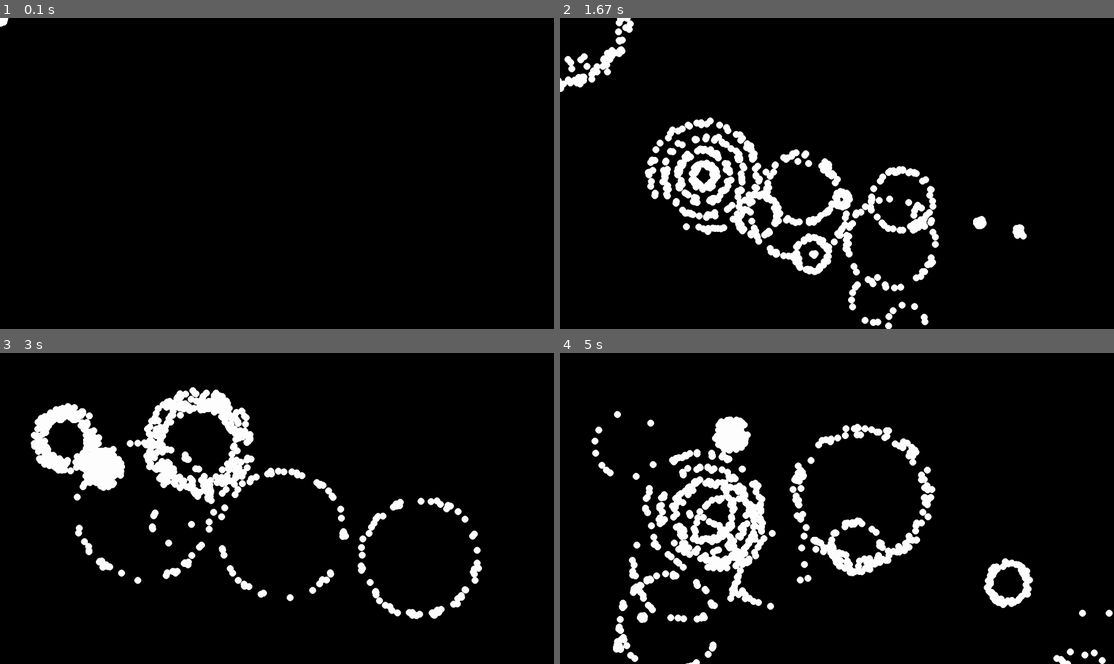
Above: before the commit, frames 1-4 (two rows, left to right).
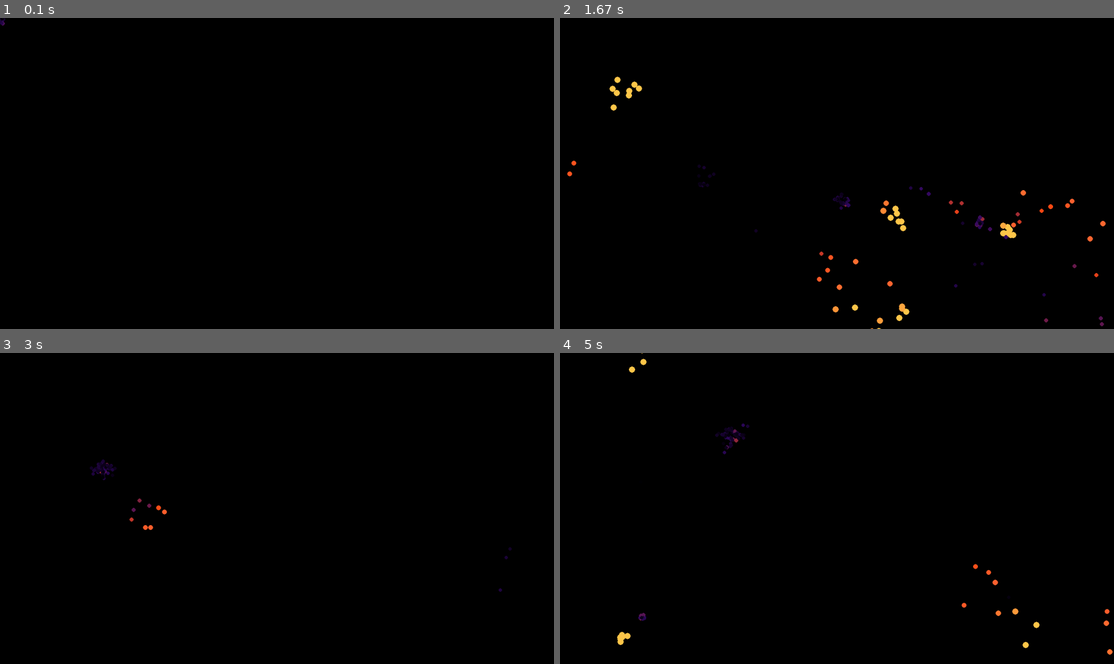
Above: after the commit, the same moments.

Repository: Twice-Ice/Pygame-Particle-System
Game: pygame game, started from main.py
Two runs of this game, one before a commit and one after it. Both use one fixed random seed, a clock stepped at 60 frames per second and the inputs below.
Inputs (mouse positions are in pixels of both pictures, inside the frame that each line leads up to):
- Up to frame 1 (0.1 s): no input
- Up to frame 2 (1.67 s): press the mouse at (704, 176) at 0.37 s; move the mouse to (798, 207) at 0.47 s; release the mouse at (892, 241) at 0.6 s; press the mouse at (704, 176) at 0.7 s; move the mouse to (803, 189) at 0.8 s; release the mouse at (903, 201) at 0.93 s; press the mouse at (704, 176) at 1.03 s; move the mouse to (759, 213) at 1.13 s; release the mouse at (809, 254) at 1.27 s; press the mouse at (704, 176) at 1.37 s; move the mouse to (842, 198) at 1.47 s; release the mouse at (981, 223) at 1.6 s
- Up to frame 3 (3 s): click (199, 443) at 1.75 s; click (66, 440) at 2.25 s; click (105, 468) at 2.58 s
- Up to frame 4 (5 s): click (859, 496) at 3.08 s; press the mouse at (704, 511) at 3.6 s; move the mouse to (687, 567) at 3.7 s; release the mouse at (670, 623) at 3.83 s; press the mouse at (704, 511) at 3.93 s; move the mouse to (715, 520) at 4.03 s; release the mouse at (726, 533) at 4.17 s; press the mouse at (704, 511) at 4.27 s; move the mouse to (853, 545) at 4.37 s; release the mouse at (1008, 583) at 4.5 s; click (731, 433) at 4.65 s; click (643, 617) at 4.98 s

The runs differ from the first frame. In frame 1, less than 0.1% of the frame differs, in the area x 0-2%, y 0-3%; in frame 2, 9.3%; in frame 3, 8.5%; in frame 4, 10%, in the area x 5-100%, y 0-100%.

Commit message:
misc small adjustments. Still ahve to write docs.
- could have all settings defined in the init of the particles instead of every time the particle is updated.
- condensed the drag function, and got rid of minVelo as a setting and have it now just as pow*1.25
- drag can now take in different x and y values.

Diff:
--- a/main.py
+++ b/main.py
@@ -123,10 +123,10 @@
 			doExit = True #lets you quit parogram
 	screen.fill((0, 0, 0))
 
-	testEmitter.update(screen, delta, pos = pygame.mouse.get_pos(), velo = -Vector2(pygame.mouse.get_rel())/7.5)
+	# testEmitter.update(screen, delta, pos = pygame.mouse.get_pos(), velo = -Vector2(pygame.mouse.get_rel())/7.5)
 	# transLight.update(screen, delta, pos = pygame.mouse.get_pos(), velo = -Vector2(pygame.mouse.get_rel())/7.5)
 	# flashlight.update(screen, delta, pos = pygame.mouse.get_pos())
-	# fireFade.update(screen, delta, pos = pygame.mouse.get_pos(), velo = -Vector2(pygame.mouse.get_rel())/7.5)
+	fireFade.update(screen, delta, pos = pygame.mouse.get_pos(), velo = -Vector2(pygame.mouse.get_rel())/7.5)
 	# snow.update(screen, delta, pos = Vector2(SCREEN_SIZE[0]//2, -100))
 	# spidercerseCircles.update(screen, delta, pos = pygame.mouse.get_pos())
 
--- a/particles.py
+++ b/particles.py
@@ -81,7 +81,6 @@
 			"gravity" : self.gravity,
 			"randAngle" : self.randAngle,
 			"moveOnAngle" : self.moveOnAngle,
-			#drag could have different x and y settings.
 			"drag" : self.drag,
 			"dragOverLife" : self.dragOverLife,
 			#could have all size functions (except for randSize) have size be relative to the init size if relativeSize var == True?
@@ -93,9 +92,7 @@
 			"sizeOverVelo" : self.sizeOverVelo,
 			"randColor" : self.randColor,
 			"randAdjustColor" : self.randAdjustColor, #could add it so that it's min and max (along side (0, 0, 0), and (255, 255, 255)) are relative to init color.
-			#colors could be set to None, and then they would default to the init color.
 			#could have all color functions be relative to the init color if relativeColor var == True?
-			#if a color value which should be a tuple is an int, it could be set to the black and white color of that value. so if 100 is inputed, a color of (100, 100, 100) would be returned.
 			"colorOverLife" : self.colorOverLife,
 			"colorOverDistance" : self.colorOverDistance,
 			"colorOverVelo" : self.colorOverVelo,
@@ -112,7 +109,7 @@
 			"gravity" : .25,
 			"randAngle" : [0, 360],
 			"moveOnAngle" : 5,
-			"drag" : [.15, .2],
+			"drag" : .15,
 			"dragOverLife" : [.15, .2, .5, 1, 5],
 			"randSize" : 10,
 			"randAdjustSize" : [2, [3, 10]],
@@ -222,7 +219,7 @@
 	If it's an (r, g, b) color, it will stay that color.
 	A list of colors can be inputted as well.
 	'''
-	def defineColor(self, color, createList):
+	def defineColor(self, color, createList = False):
 		def define(definingColor):
 			if definingColor == None:
 				return self.initColor
@@ -687,37 +684,36 @@
 			self.deleteParticle()
 
 	'''
-	- settings[pow, minVelo]
-	[pow is the amount of drag applied each frame.]
-	[minVelo is the minimum amount of velocity before setting the velo to 0. Make sure to keep minVelo > pow]
-	[minVelo can be automatically set by not inputing settings as a list an only inputing pow. In this case, minVelo is 1.25x pow.]
+	- pow
+	[pow is the pixels of drag applied each frame.]
 
 	Applies drag to the particle each frame.
 	'''
-	def drag(self, settings):
-		if type(settings) == int or type(settings) == float:
-			pow = settings * self.delta
-			minVelo = pow * 1.25
-		elif type(settings) == list:
-			pow = settings[0] * self.delta
-			minVelo = settings[1] * self.delta
-			if pow > minVelo: raise ValueError("pow > minVelo.")
-
-		if abs(self.velo.x) < minVelo:
+	def drag(self, pow):
+		pow = pow if type(pow) != list else pow[0]
+		if type(pow) == int or type(pow) == float:
+			pow = Vector2(pow, pow)
+		elif type(pow) == list:
+			pow = Vector2(pow[0], pow[1])
+		elif type(pow) != Vector2:
+			raise TypeError(f"type(pow) != int, float, list, or Vector2. type(pow) == {type(pow)}")
+		minVelo = Vector2(pow.x*1.25, pow.y*1.25)
+
+		if abs(self.velo.x) < minVelo.y:
 			self.velo.x = 0
 		else:
 			if self.velo.x < 0:
-				self.velo.x += pow
+				self.velo.x += pow.x
 			elif self.velo.x > 0:
-				self.velo.x -= pow
-
-		if abs(self.velo.y) < minVelo:
+				self.velo.x -= pow.x
+
+		if abs(self.velo.y) < minVelo.x:
 			self.velo.y = 0
 		else:
 			if self.velo.y < 0:
-				self.velo.y += pow
+				self.velo.y += pow.y
 			elif self.velo.y > 0:
-				self.velo.y -= pow
+				self.velo.y -= pow.y
 
 	'''
 	- dragRange
Not shown, changed: notes.txt
